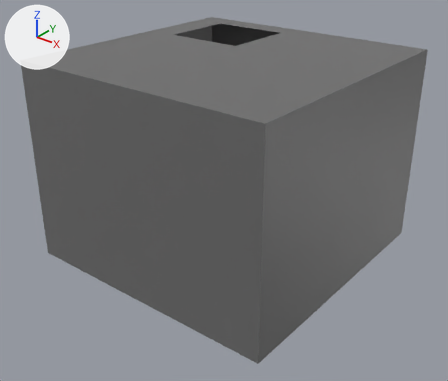
Two versions of the Blender file Assets/Loopholes Assets/PrisonCell.blend, one commit apart.
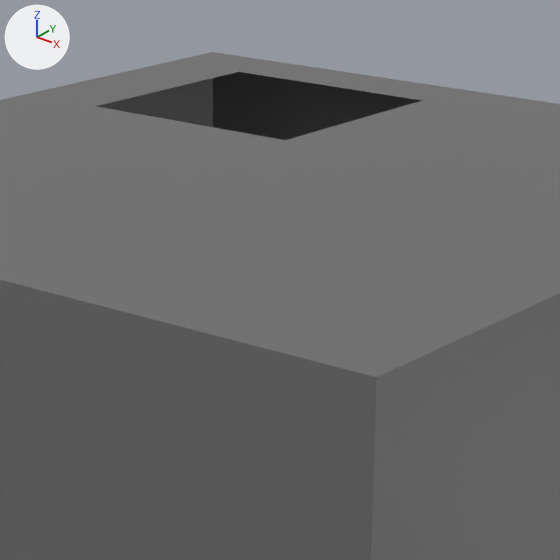
Each version is shown whole from a camera (50 mm lens) standing at (5.27, -6.73, 4.8) and looking at (0.07, -0.24, 0.78), then close up on the part from 32% to 73% of the width and 0% to 48% of the height. Lighting does not change. The marker at upper left points along +X, +Y and +Z.
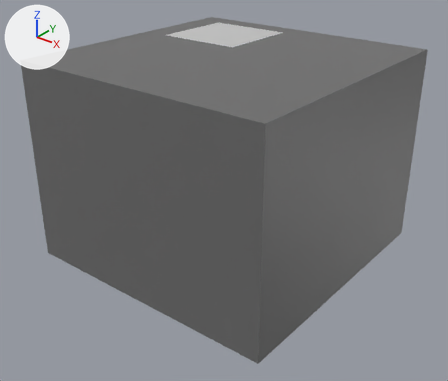
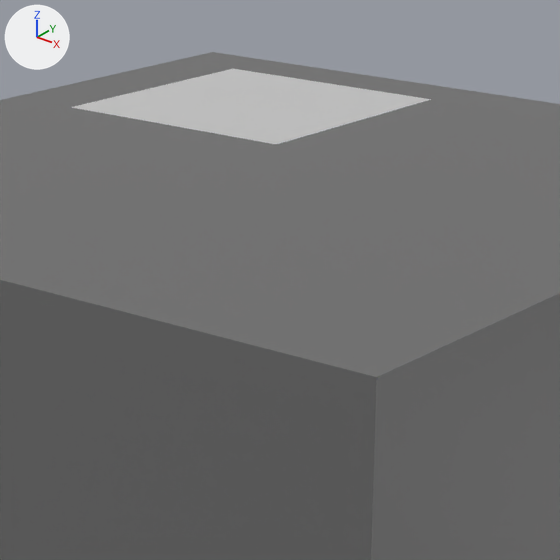
Location of each change, [x1, y1, x2, y2] in pixels of the close-ups (560 x 560 px):
'Cube.001', added
    after: [72, 69, 431, 144]

Diff of the bpy script that builds the scene:
```diff
--- a/Assets/Loopholes Assets/PrisonCell.blend.py
+++ b/Assets/Loopholes Assets/PrisonCell.blend.py
@@ img_untitled_002 @@
+img_untitled_002 = load_image('Untitled.002', '_unpacked/Untitled.002', 1024, 1024, 'sRGB')
@@ mat_material @@
+mat_material = principled_material('Material')
+mat_material.texture = img_untitled_002  # with its transparency
+mat_material.metallic = 1.0
@@ me_cube_001 @@
+me_cube_001.from_pydata(...)  # 130 vertices, 129 faces; spans x -1.57..-0.233, y 0.4..1.719, z -1.888..-1.754
+me_cube_001.materials.append(mat_material)  # picture img_untitled_002
@@ ob_cube_001 @@
+ob_cube_001 = bpy.data.objects.new('Cube.001', me_cube_001)
+ob_cube_001.location = (-1.82, 2.081, 4.504)
+ob_cube_001.rotation_euler = (0.0, 0.0, 3.142)  # degrees (0, 0, 180)
```
